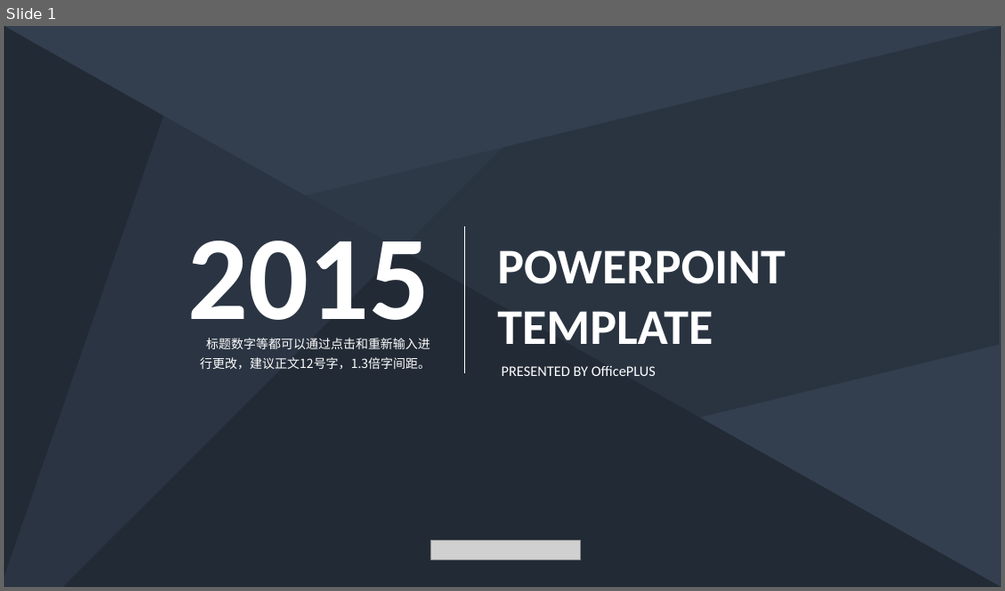
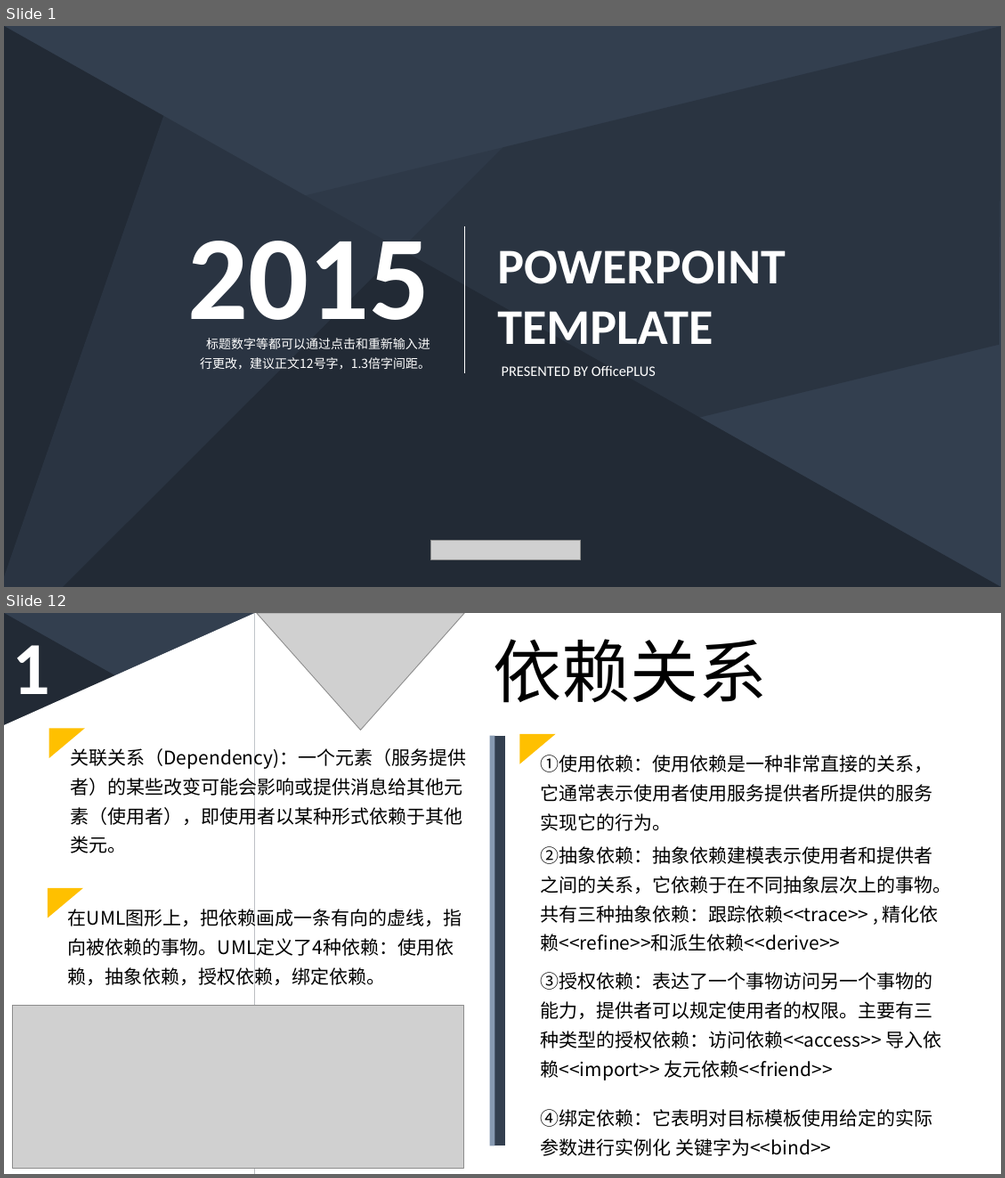
Before and after one commit to PRD2018-G03/PRD2018-G03-SoftwareEngineeringProject, a slide deck: 非受控文档/5_骆佳俊/深蓝低调稳重商务PPT模板-类图骆佳俊部分.pptx. Shown one above the other, each under a label of ours: slide 1 before the commit, slides 1 and 12 after it; the slides between them are not shown. The pictures are 1005x591 and 1005x1178 pixels, drawn with LibreOffice and Linux fonts; fonts in the diff are those of the drawing; grey boxes stand for pictures. Boxes give left, top, right and bottom in pixels: in the first picture for what was removed or moved away, otherwise in the second. Text is boxed around its words. In the diff, an @@ line names an element or a change of style, - is before the commit and + after.

```diff
--- a/非受控文档/5_骆佳俊/深蓝低调稳重商务PPT模板-类图骆佳俊部分.pptx
+++ b/非受控文档/5_骆佳俊/深蓝低调稳重商务PPT模板-类图骆佳俊部分.pptx
@@ slide 12 added at [4, 613, 1001, 1174], background #333F50; not listed: 3 template elements that a slide beside it also shows @@
@@ flow chart manual input added at [4, 613, 254, 1174], fill #FFFFFF @@
@@ rectangle added at [254, 613, 1001, 1174], fill #FFFFFF @@
@@ picture added at [257, 613, 465, 730] @@
@@ text added at [493, 639, 767, 703], 66 pt, text #000000 @@
+依赖关系
@@ text added at [12, 645, 50, 711], 72 pt, text #FFFFFF, bold @@
+1
@@ triangle added at [48, 728, 85, 758], fill #FFC000 @@
@@ text added at [71, 746, 467, 853], 18 pt, text #000000 @@
+关联关系（Dependency)：一个元素（服务提供者）的某些改变可能会影响或提供消息给其他元素（使用者），即使用者以某种形式依赖于其他类元。
@@ line added from (493, 736) to (493, 1145), #8497B0 5 pt @@
@@ line added from (500, 736) to (500, 1145), #333F50 10 pt @@
@@ triangle added at [520, 734, 556, 764], fill #FFC000 @@
@@ text added at [541, 755, 933, 831], 18 pt, text #000000 @@
+①使用依赖：使用依赖是一种非常直接的关系，它通常表示使用者使用服务提供者所提供的服务实现它的行为。
@@ text added at [541, 846, 952, 951], 18 pt, text #000000 @@
+②抽象依赖：抽象依赖建模表示使用者和提供者之间的关系，它依赖于在不同抽象层次上的事物。共有三种抽象依赖：跟踪依赖<<trace>> , 精化依赖<<refine>>和派生依赖<<derive>>
@@ triangle added at [48, 888, 83, 918], fill #FFC000 @@
@@ text added at [68, 907, 462, 988], 18 pt, text #000000 @@
+在UML图形上，把依赖画成一条有向的虚线，指向被依赖的事物。UML定义了4种依赖：使用依赖，抽象依赖，授权依赖，绑定依赖。
@@ text added at [541, 972, 941, 1080], 18 pt, text #000000 @@
+③授权依赖：表达了一个事物访问另一个事物的能力，提供者可以规定使用者的权限。主要有三种类型的授权依赖：访问依赖<<access>> 导入依赖<<import>> 友元依赖<<friend>>
@@ picture added at [12, 1005, 464, 1167] @@
@@ text added at [541, 1109, 933, 1156], 18 pt, text #000000 @@
+④绑定依赖：它表明对目标模板使用给定的实际参数进行实例化 关键字为<<bind>>
```
Also in this commit, not shown: 5 slides changed, 11 other slides added, 4 slides removed.
